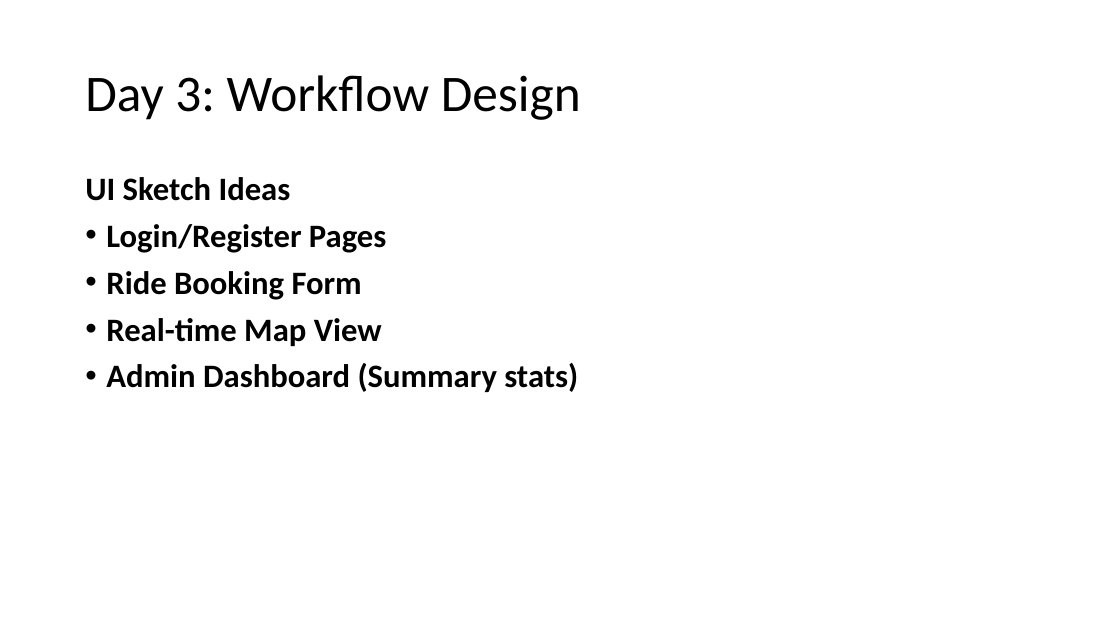
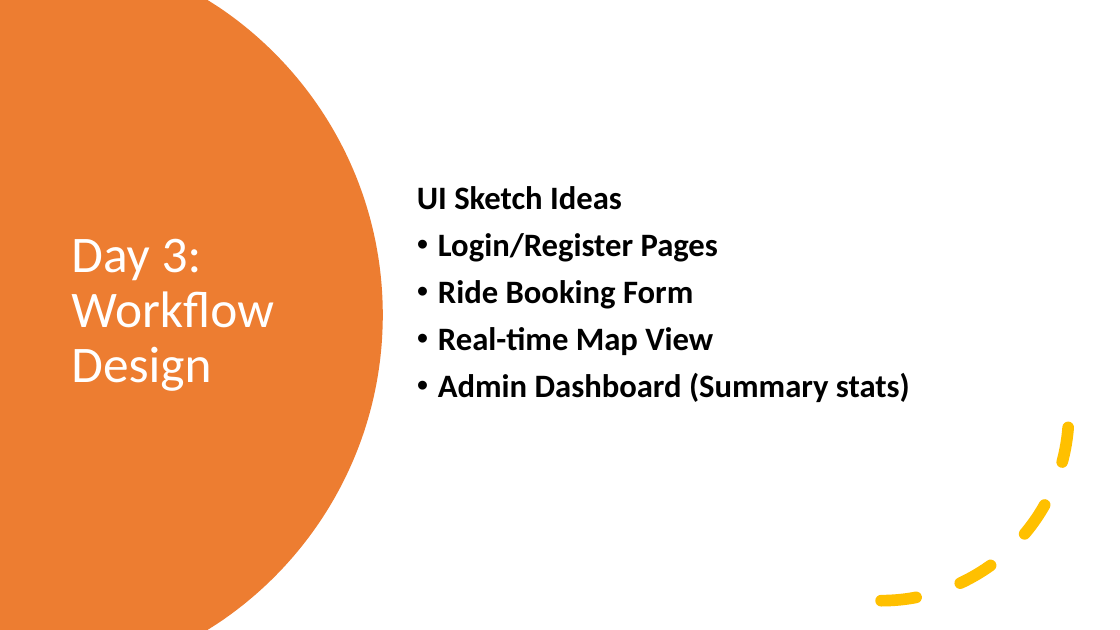
Before and after one commit to CheetoBuri/ProposalForSmartRide, a slide deck: slide 11 of Smartride proposal.pptx. Drawn at 1120x630 pixels with LibreOffice and Linux fonts; fonts in the diff are those of the drawing. Boxes give left, top, right and bottom in pixels: in the first picture for what was removed or moved away, otherwise in the second. Text is boxed around its words. In the diff, an @@ line names an element or a change of style, - is before the commit and + after.

```diff
--- a/Smartride proposal.pptx
+++ b/Smartride proposal.pptx
@@ freeform shape added at bbox=[0, 0, 383, 630], fill #ED7D31 @@
@@ text "UI Sketch Ideas": place and size @@
-text "UI Sketch Ideas" at bbox=[85, 177, 578, 392]
+text "UI Sketch Ideas" at bbox=[417, 186, 910, 402]
@@ text "UI Sketch Ideas" at bbox=[417, 186, 910, 402]: vertical alignment top to middle @@
@@ title "Day 3: Workflow Design": place and size @@
-title "Day 3: Workflow Design" at bbox=[85, 75, 581, 120]
+title "Day 3: Workflow Design" at bbox=[71, 238, 273, 391]
@@ title "Day 3: Workflow Design" at bbox=[71, 238, 273, 391]: text colour #000000 to #FFFFFF @@
@@ arc (boxed as its full ellipse) added at bbox=[694, 226, 1070, 602], outline #FFC000 10 pt dashed @@
```
Also in this commit, not shown: 16 other slides changed.
